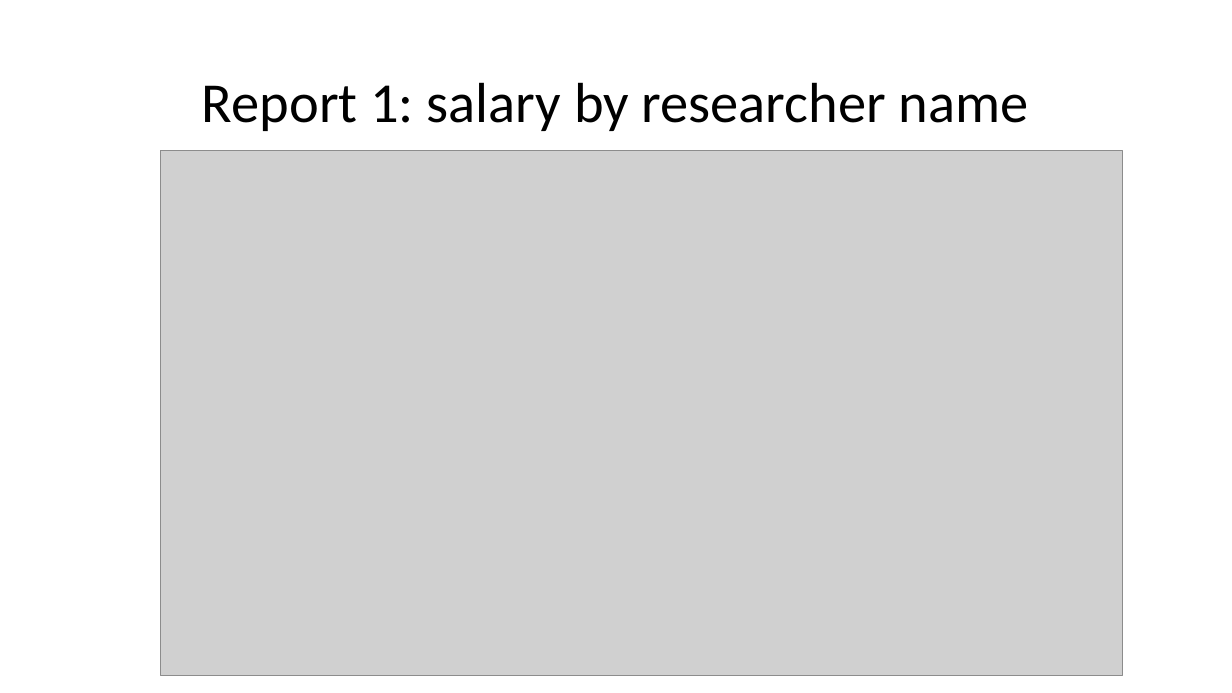
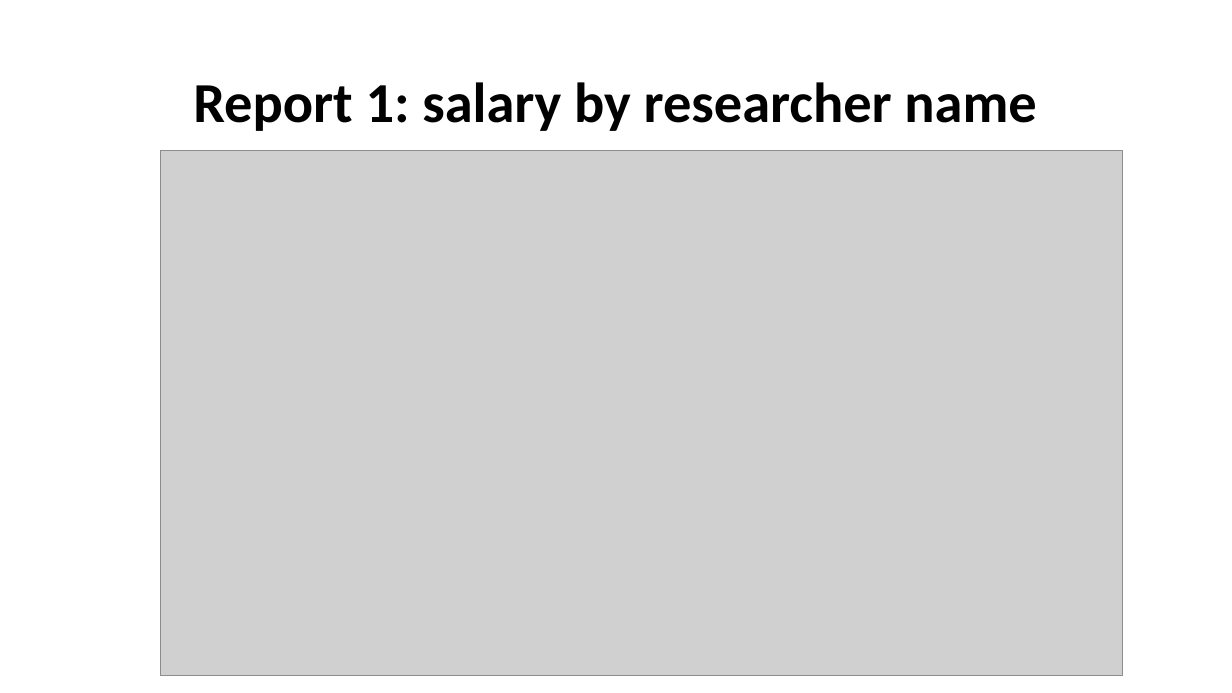
Before and after one commit to kimteespk/DADS5001-Data-Analytics-and-Data-Science-Tools-and-Programming, a slide deck: slide 7 of 12-PowerBI/DSTools-Power-BI.pptx. Drawn at 1232x693 pixels with LibreOffice and Linux fonts; fonts in the diff are those of the drawing; grey boxes stand for pictures. Boxes give left, top, right and bottom in pixels: in the first picture for what was removed or moved away, otherwise in the second. Text is boxed around its words. In the diff, an @@ line names an element or a change of style, - is before the commit and + after.

```diff
--- a/12-PowerBI/DSTools-Power-BI.pptx
+++ b/12-PowerBI/DSTools-Power-BI.pptx
@@ title "Report 1: salary by researcher ..." at [193,82,1036,131]: bold on @@
```
Also in this commit, not shown: 3 other slides changed, 4 slides added, 1 slide removed, 1 other file.
